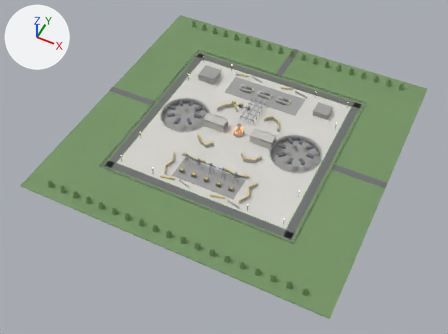
Renders of the Blender file assets/maps/reactor_site/blender/01_site.blend from each side of a commit.
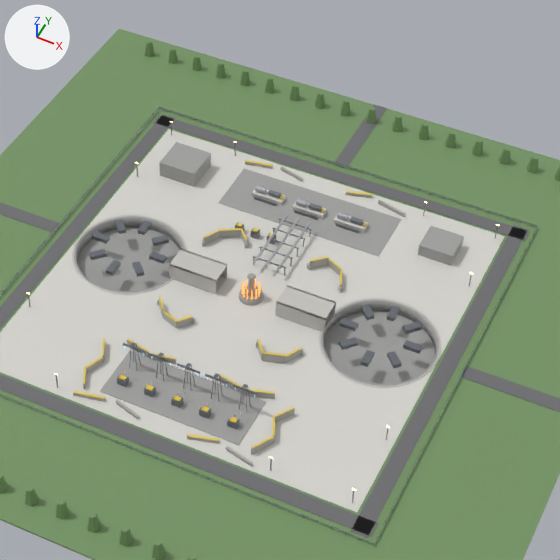
There are two pictures of each version: one whole from a camera (50 mm lens) standing at (314.0, -684.0, 756.0) and looking at (-12.0, -32.0, -60.0), one close up on the part from 29% to 84% of the width and 1% to 75% of the height. The lights are fixed; the arrows at upper left show +X, +Y and +Z. The last two pictures show the newer version.

Objects in the first close-up: 'site_asphalt', 'site_blastwall', 'site_concrete', 'site_concretedark', 'site_grass', 'site_groundapron', 'site_groundgrass', 'site_steel', 'site_steel_nocol', 'site_steeldark', 'site_warning_nocol' and 7 more.
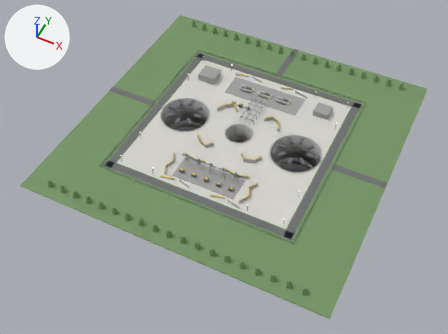
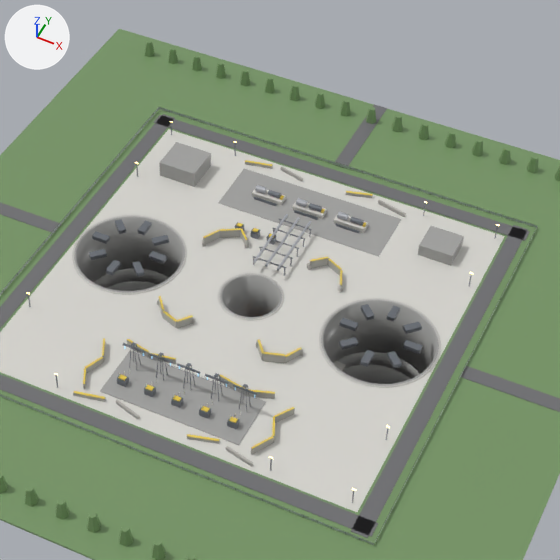
Patch to the scene script:
```diff
--- a/assets/maps/reactor_site/blender/01_site.blend.py
+++ b/assets/maps/reactor_site/blender/01_site.blend.py
@@ me_site_concrete_mesh @@
-me_site_concrete_mesh.from_pydata(...)  # 650 vertices, 610 faces; spans x -150.0..150.0, y -45.0..45.0, z 0.0..14.0
+me_site_concrete_mesh.from_pydata(...)  # 1144 vertices, 1104 faces; spans x -150.0..150.0, y -45.0..45.0, z -70.0..0.0
+# me_site_concrete_mesh part 1: a new loose piece of 140 vertices spanning x 12.0..75.0, y -17.0..17.0, z -57.0..-56.0, in mat_concrete (light grey #c5c4bf)
+# me_site_concrete_mesh part 2: 6 loose pieces with 230 vertices, spanning x -65.0..65.0, y -10.0..10.0, z 0.0..14.0, are deleted
+# me_site_concrete_mesh part 3: 6 vertices moved within x -25.0..25.0, y -5.0..5.0, z 0.0; 344 vertices removed from x -149.0..149.0, y -44.0..44.0, z 0.0; 308 vertices added at x -149.0..149.0, y -44.0..44.0, z 0.0
+# other edits to the shape of me_site_concrete_mesh do not show in these pictures
 me_site_concrete_mesh.materials.append(mat_concrete)
@@ me_site_concretedark_mesh @@
-me_site_concretedark_mesh.from_pydata(...)  # 1219 vertices, 1122 faces; spans x -148.0..148.0, y -134.0..132.0, z -10.0..14.0
+me_site_concretedark_mesh.from_pydata(...)  # 2996 vertices, 2760 faces; spans x -148.0..148.0, y -134.0..132.0, z -102.0..14.0
+# me_site_concretedark_mesh part 4: 12 vertices moved from x 67.0..143.0, y -38.0..38.0, z -10.0..0.0 to x 67.0..143.0, y -38.0..38.0, z -14.0..0.0; 213 vertices removed from x 62.0..148.0, y -43.0..43.0, z -10.0..0.0; 819 vertices added at x 62.0..148.0, y -43.0..43.0, z -102.0..0.0
+# me_site_concretedark_mesh part 5: 12 vertices moved from x -143.0..-67.0, y -38.0..38.0, z -10.0..0.0 to x -143.0..-67.0, y -38.0..38.0, z -14.0..0.0; 213 vertices removed from x -148.0..-62.0, y -43.0..43.0, z -10.0..0.0; 815 vertices added at x -148.0..-62.0, y -43.0..43.0, z -102.0..0.0
+# me_site_concretedark_mesh part 6: 569 vertices added at x -24.0..24.0, y -24.0..24.0, z -102.0..0.0
 me_site_concretedark_mesh.materials.append(mat_concretedark)
@@ me_site_groundapron_mesh @@
-me_site_groundapron_mesh.from_pydata(...)  # 184 vertices, 122 faces; spans x -150.0..150.0, y -150.0..150.0, z 0.0
+me_site_groundapron_mesh.from_pydata(...)  # 272 vertices, 180 faces; spans x -150.0..150.0, y -150.0..150.0, z 0.0
+# me_site_groundapron_mesh part 7: the loose piece of 16 vertices spanning x -105.0..-60.0, y 0.0..45.0, z 0.0 is copied, and the copy is scaled about its middle by (0.563, 0.563, 1), then moved by (95.0, -10.0, 0.0); it spans x 0.0..25.0, y 0.0..25.0, z 0.0
+# me_site_groundapron_mesh part 8: the loose piece of 16 vertices spanning x -105.0..-60.0, y -45.0..0.0, z 0.0 is copied, and the copy is scaled about its middle by (0.563, 0.563, 1), then moved by (95.0, 10.0, 0.0); it spans x 0.0..25.0, y -25.0..0.0, z 0.0
+# me_site_groundapron_mesh part 9: 4 vertices added at x -25.0, y -150.0..150.0, z 0.0
+# me_site_groundapron_mesh part 10: 4 vertices added at x 25.0, y -150.0..150.0, z 0.0
+# other edits to the shape of me_site_groundapron_mesh do not show in these pictures
 me_site_groundapron_mesh.materials.append(mat_groundapron)
```

Pixel boxes [x1, y1, x2, y2] of what changed, in the close-ups (560 x 560 px; the box of a moved part takes in the faces that stretch with it):
part 1 of me_site_concrete_mesh, added (mostly hidden)
    after: [333, 362, 345, 371]
part 2 of me_site_concrete_mesh, deleted
    before: [169, 249, 336, 332]
part 3 of me_site_concrete_mesh, moved or reshaped
    both: [72, 215, 441, 388]
part 4 of me_site_concretedark_mesh, cut back
    both: [321, 300, 439, 386]
part 5 of me_site_concretedark_mesh, cut back
    both: [74, 216, 185, 293]
part 6 of me_site_concretedark_mesh, added
    after: [220, 275, 282, 319]
part 7 of me_site_groundapron_mesh, added
    after: [272, 278, 295, 304]
part 8 of me_site_groundapron_mesh, added
    after: [240, 309, 280, 329]
part 9 of me_site_groundapron_mesh, added
    after: [82, 160, 302, 422]
part 10 of me_site_groundapron_mesh, added
    after: [190, 190, 399, 464]
